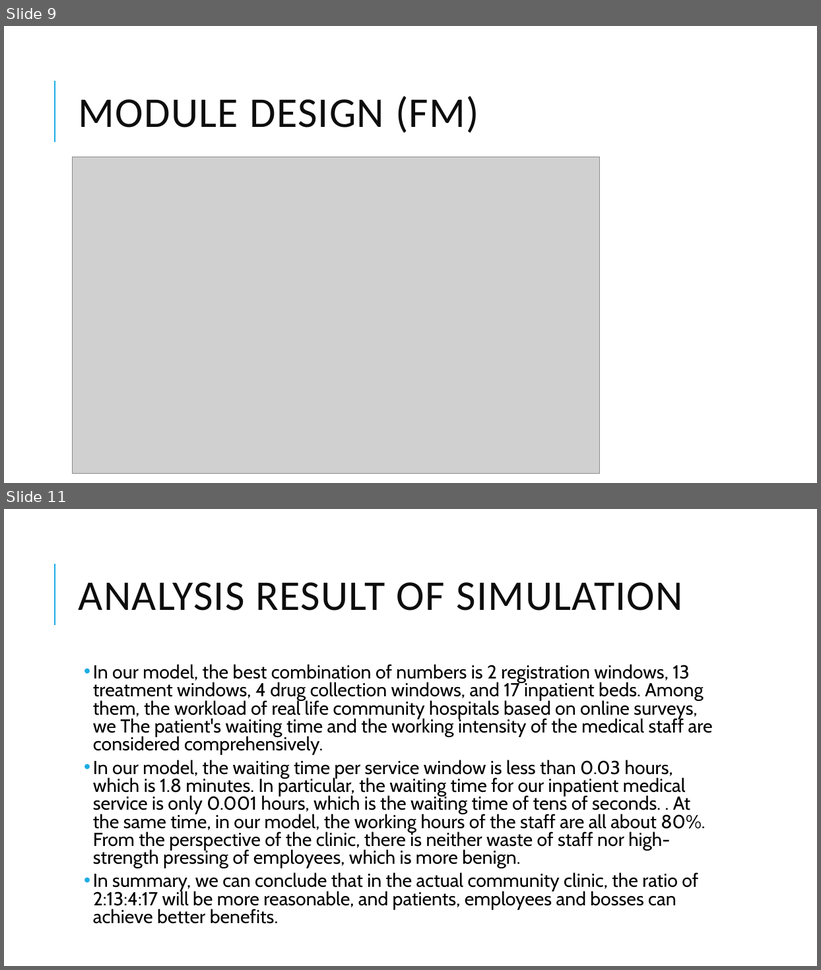
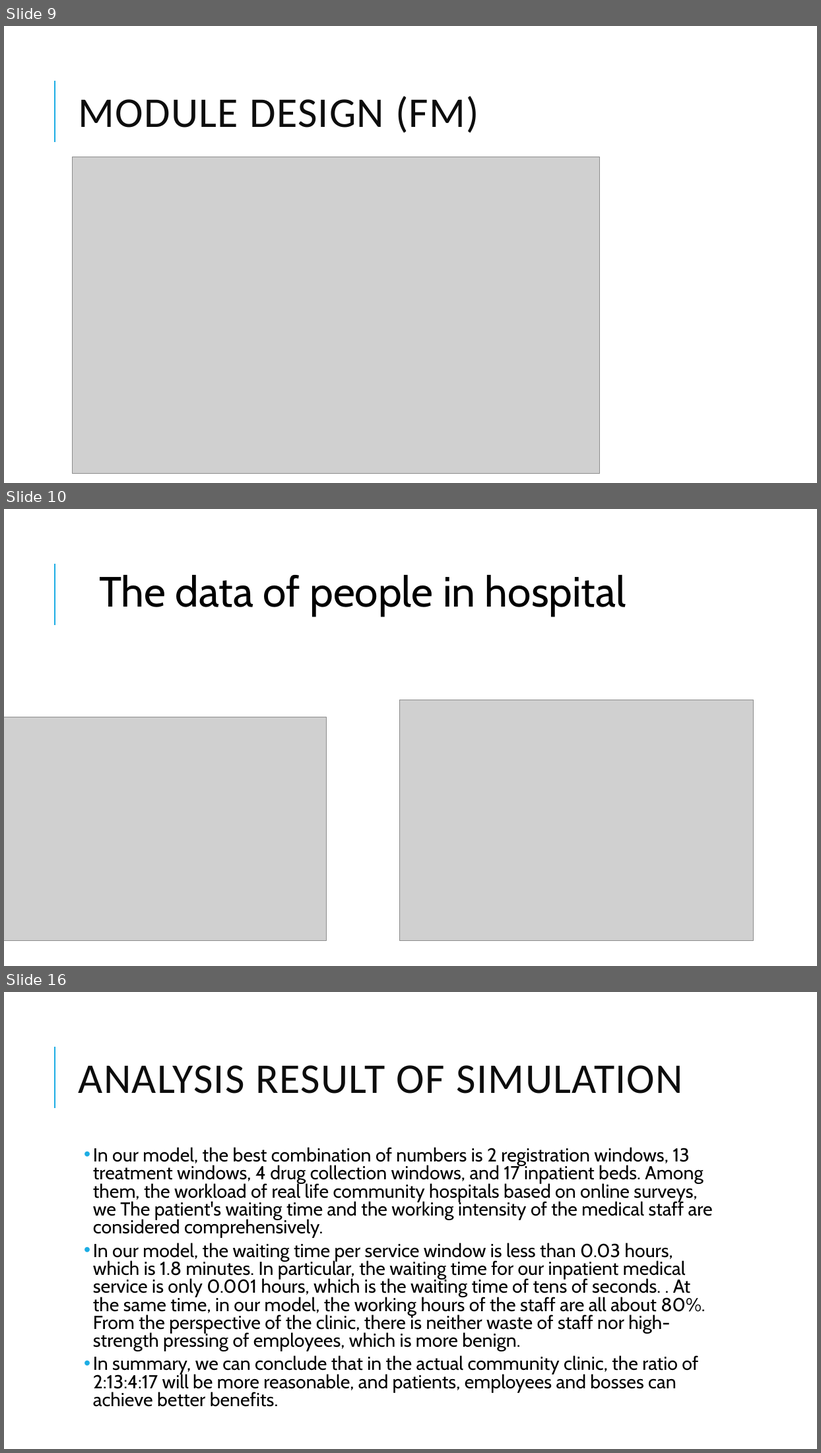
Before and after one commit to Knowden/module-simulation, a slide deck: presentation.pptx. Shown one above the other, each under a label of ours: slides 9 and 11 before the commit, slides 9, 10 and 16 after it; the slides between them are not shown. The pictures are 821x970 and 821x1453 pixels, drawn with LibreOffice and Linux fonts; fonts in the diff are those of the drawing; grey boxes stand for pictures. Boxes give left, top, right and bottom in pixels: in the first picture for what was removed or moved away, otherwise in the second. Text is boxed around its words. In the diff, an @@ line names an element or a change of style, - is before the commit and + after.

```diff
--- a/presentation.pptx
+++ b/presentation.pptx
@@ slide 10 added at [4,509,817,966], background #FFFFFF; not listed: 1 template element that a slide beside it also shows @@
@@ text added at [99,575,626,617], 50 pt, text #000000 @@
+The data of people in hospital
@@ picture added at [399,700,753,941] @@
@@ picture added at [4,717,327,941] @@
@@ what was slide 11 is now slide 16 @@
```
Also in this commit, not shown: 5 other slides added, 15 other files.
